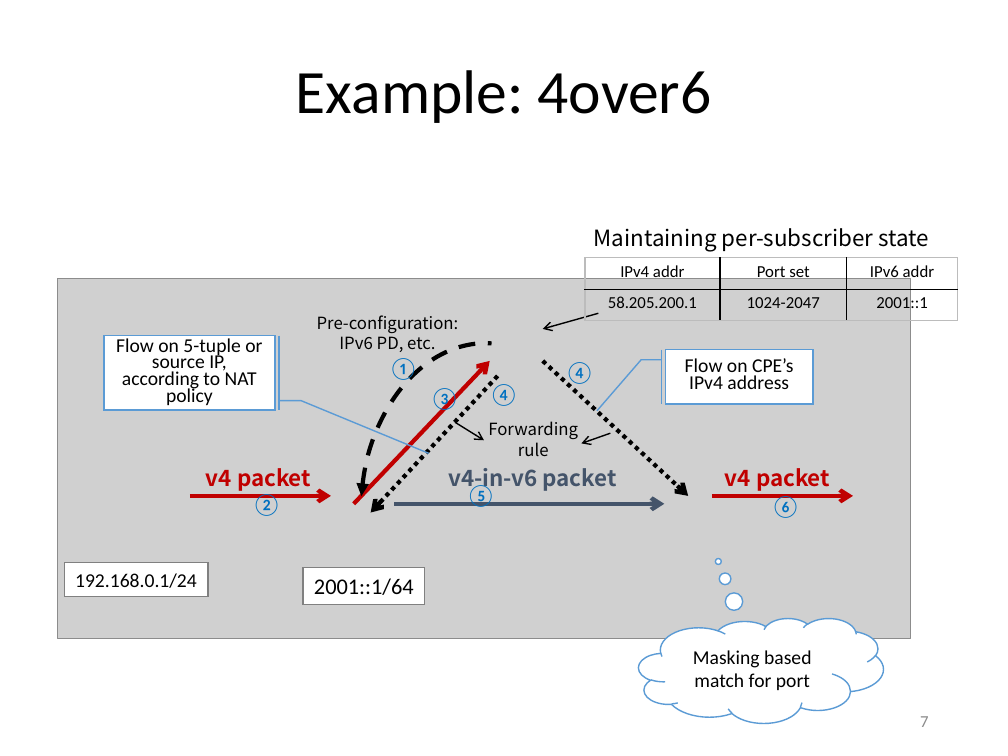
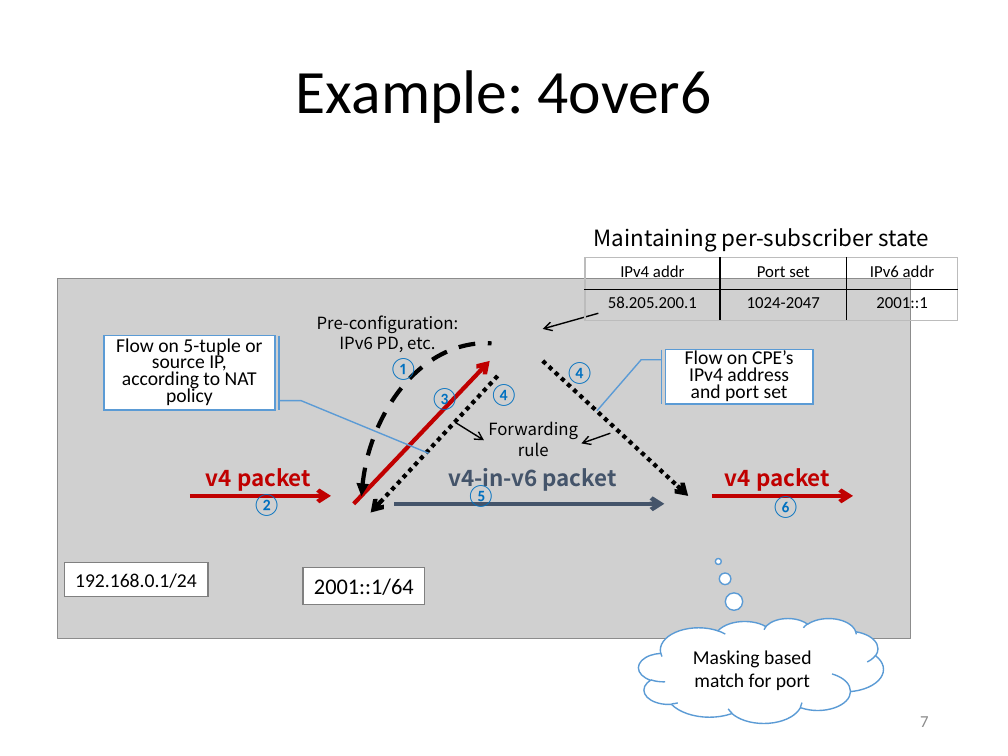
Before and after one commit to gnocuil/draft-sdn, a slide deck: slide 7 of Unified IPv6 Transition Framework With Flow-based Forwarding.pptx. Drawn at 1008x756 pixels with LibreOffice and Linux fonts; fonts in the diff are those of the drawing; grey boxes stand for pictures. Boxes give left, top, right and bottom in pixels: in the first picture for what was removed or moved away, otherwise in the second. Text is boxed around its words. In the diff, an @@ line names an element or a change of style, - is before the commit and + after.

```diff
--- a/Unified IPv6 Transition Framework With Flow-based Forwarding.pptx
+++ b/Unified IPv6 Transition Framework With Flow-based Forwarding.pptx
@@ text in accent border callout at (685, 348, 794, 401): text changed @@
-Flow on CPE’s IPv4 address
+Flow on CPE’s IPv4 address and port set
```
Also in this commit, not shown: 1 other slide changed.
